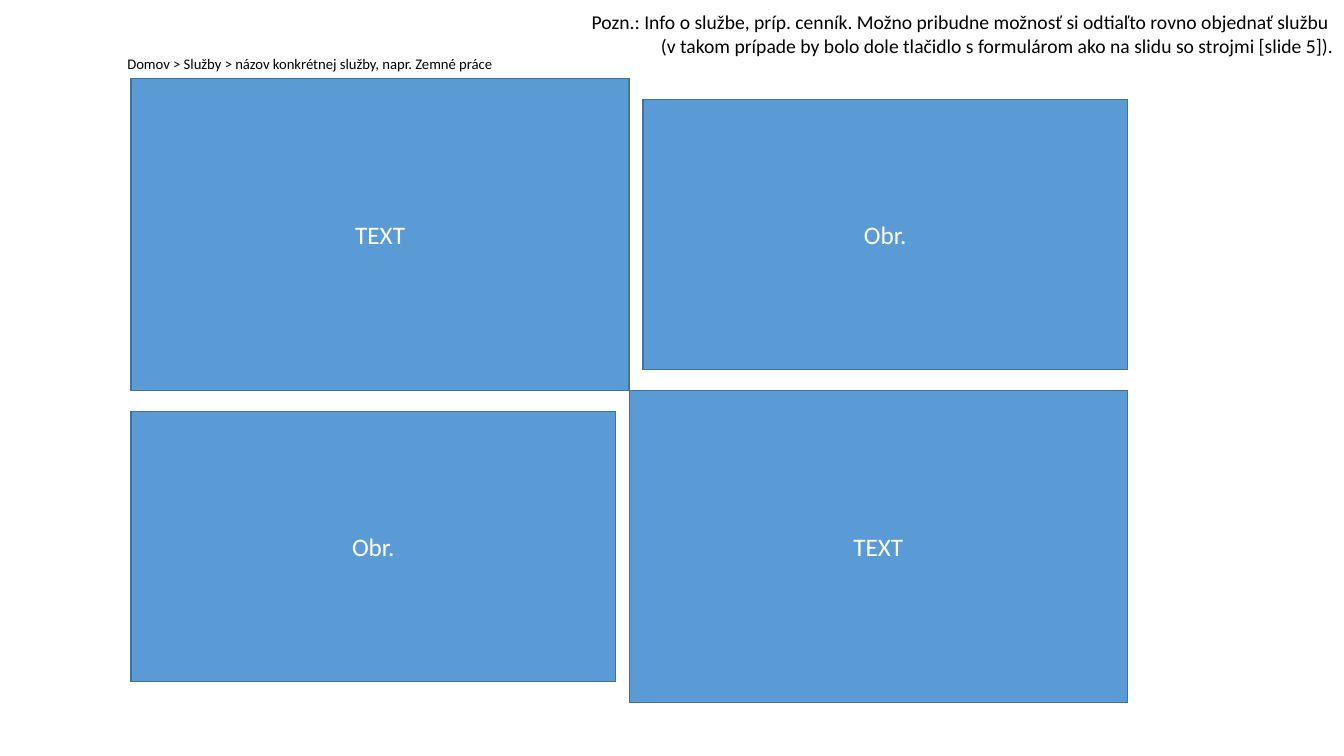
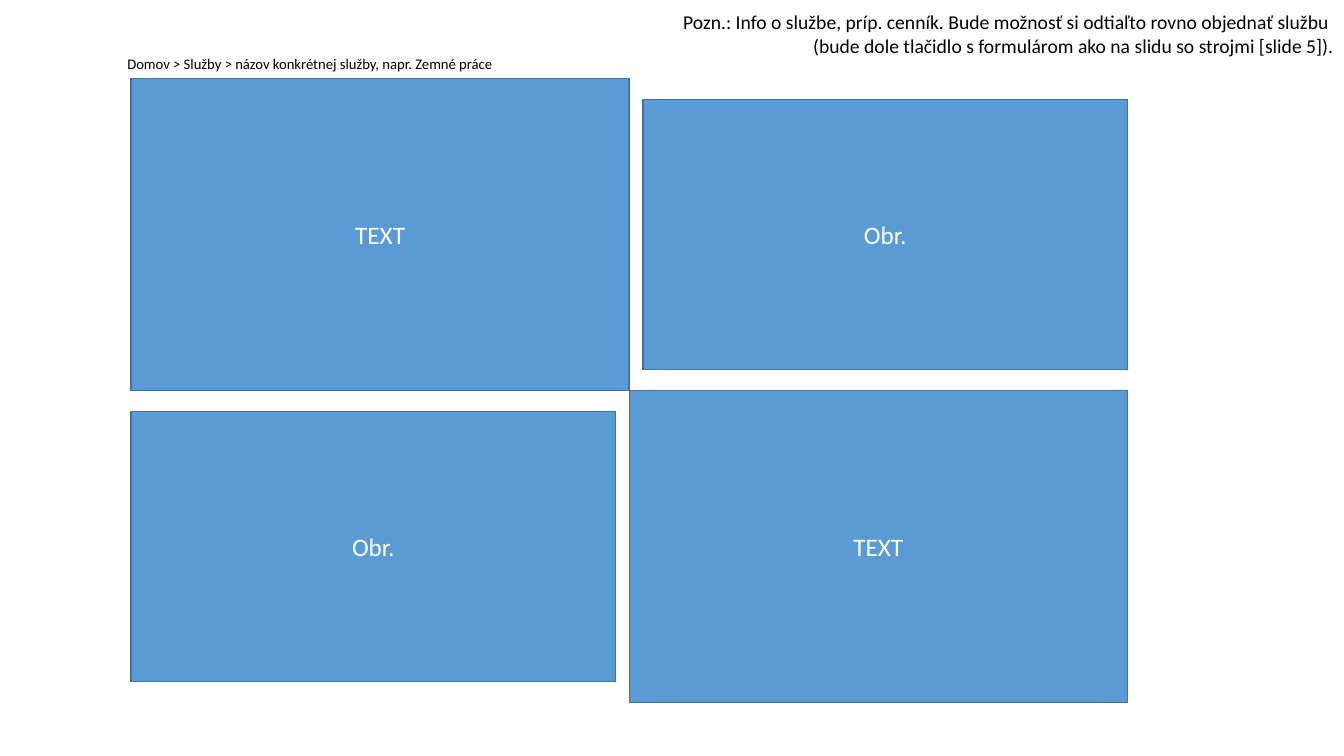
Before and after one commit to milantru/ServIS, a slide deck: slide 10 of docs/B-Servis WebApp UI koncept.pptx. Drawn at 1344x756 pixels with LibreOffice and Linux fonts; fonts in the diff are those of the drawing. Boxes give left, top, right and bottom in pixels: in the first picture for what was removed or moved away, otherwise in the second. Text is boxed around its words. In the diff, an @@ line names an element or a change of style, - is before the commit and + after.

```diff
--- a/docs/B-Servis WebApp UI koncept.pptx
+++ b/docs/B-Servis WebApp UI koncept.pptx
@@ text at (683,15,1333,57): text changed @@
-Pozn.: Info o službe, príp. cenník. Možno pribudne možnosť si odtiaľto rovno objednať službu
-(v takom prípade by bolo dole tlačidlo s formulárom ako na slidu so strojmi [slide 5]).
+Pozn.: Info o službe, príp. cenník. Bude možnosť si odtiaľto rovno objednať službu
+(bude dole tlačidlo s formulárom ako na slidu so strojmi [slide 5]).
```
Also in this commit, not shown: 21 other slides changed, 2 slides added, 2 other files.
